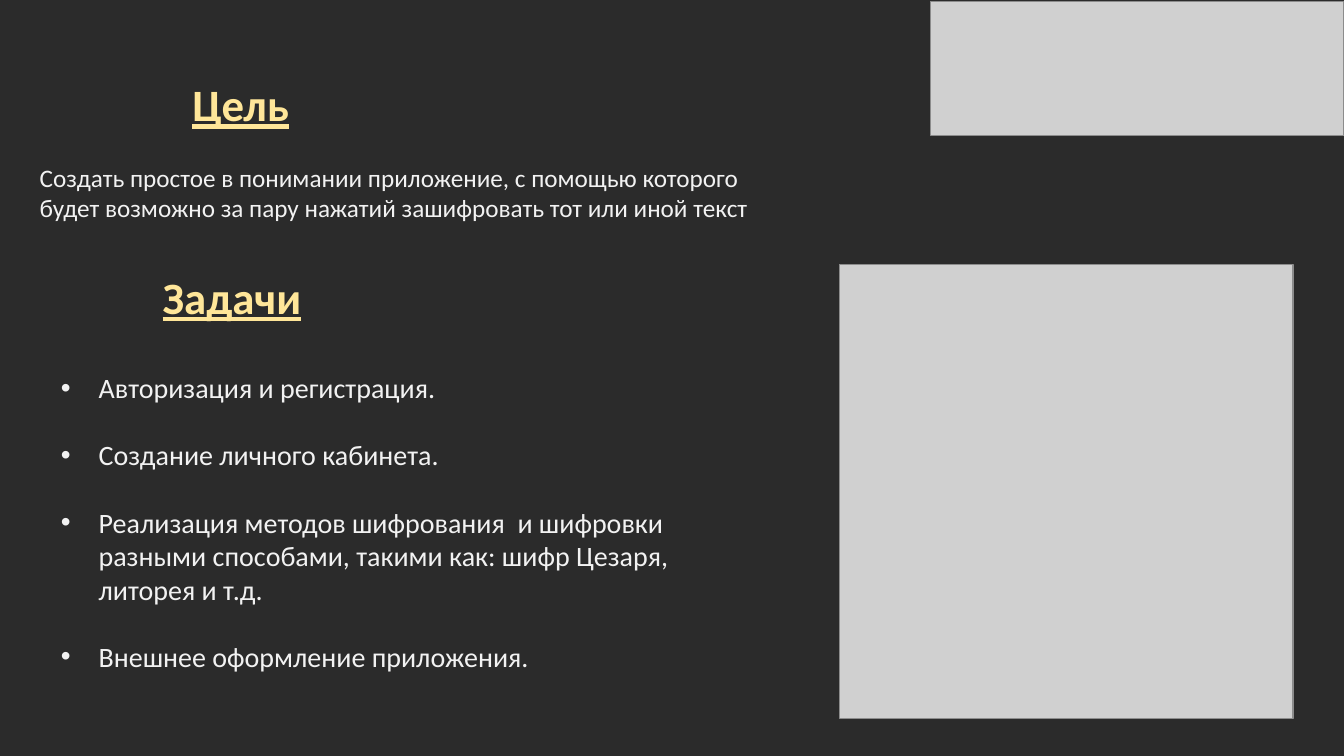
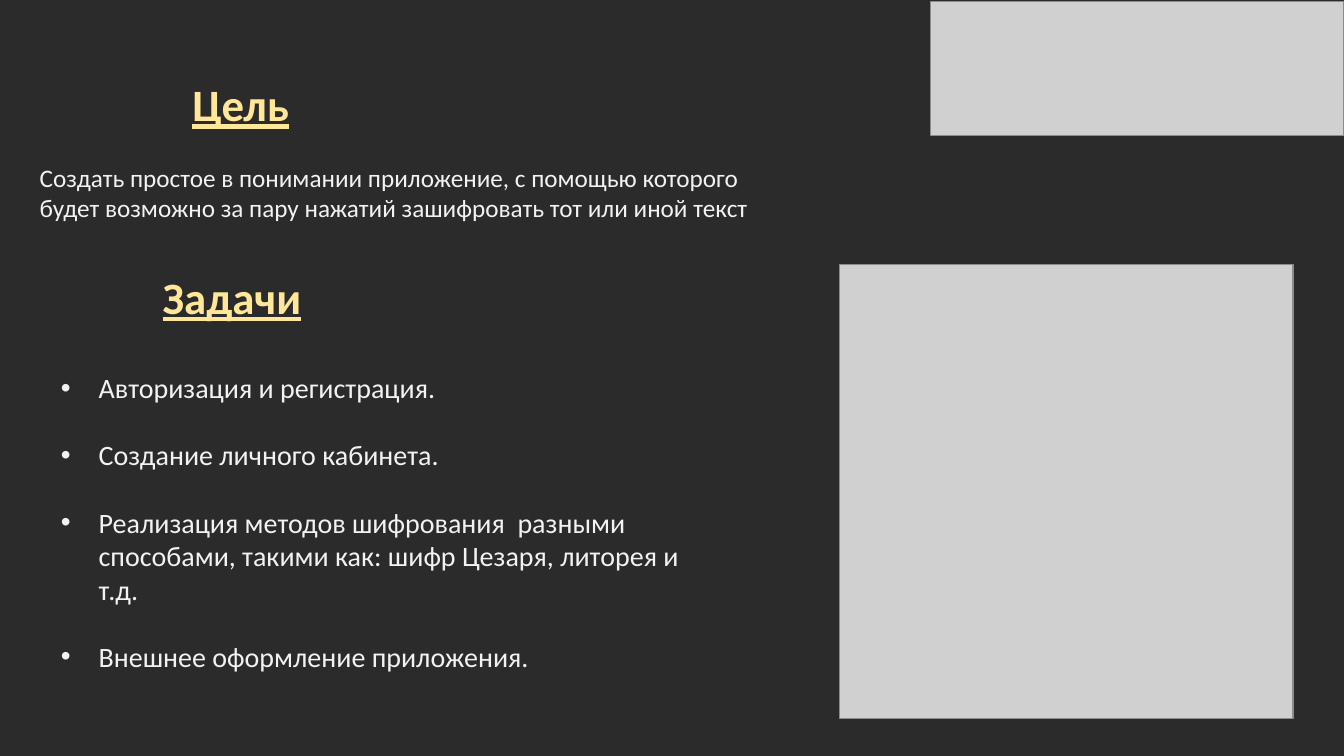
Before and after one commit to andrewvnukov/FinalProject, a slide deck: slide 2 of Project.PPTX. Drawn at 1344x756 pixels with LibreOffice and Linux fonts; fonts in the diff are those of the drawing; grey boxes stand for pictures; background and template pictures are left out; a plain dark background stands for a picture behind light text. Boxes give left, top, right and bottom in pixels: in the first picture for what was removed or moved away, otherwise in the second. Text is boxed around its words. In the diff, an @@ line names an element or a change of style, - is before the commit and + after.

```diff
--- a/Project.PPTX
+++ b/Project.PPTX
@@ text at [99, 514, 678, 605]: text changed @@
-• Реализация методов шифрования и шифровки разными способами, такими как: шифр Цезаря, литорея и т.д.
+• Реализация методов шифрования разными способами, такими как: шифр Цезаря, литорея и т.д.
```
